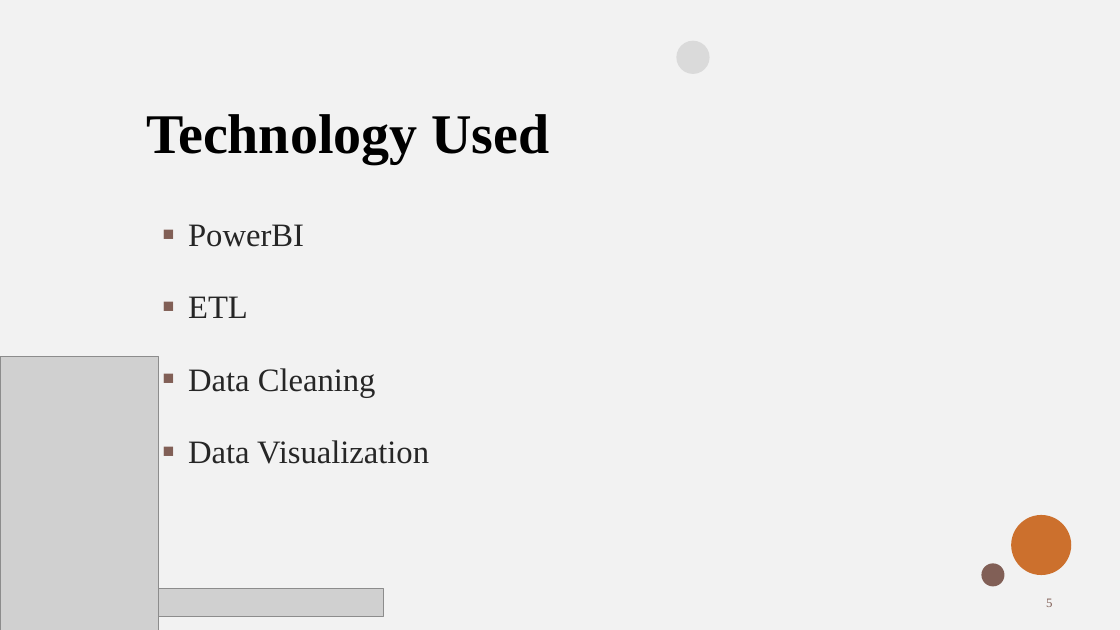
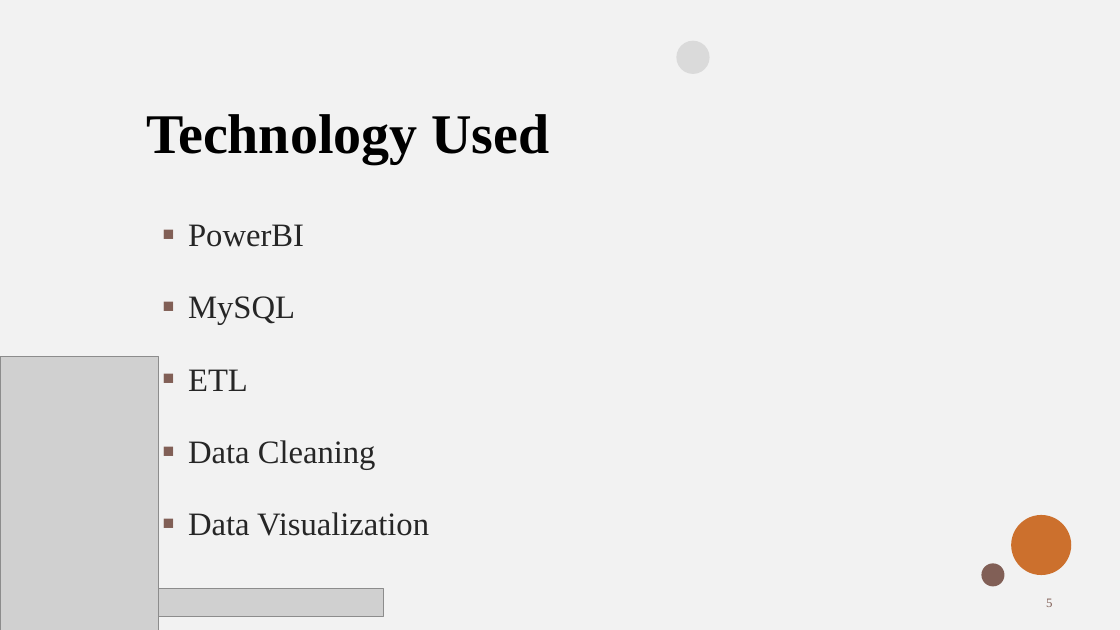
Before and after one commit to Dipan46/Sales-Insights-Data-Analysis-Project, a slide deck: slide 5 of PPT/Sales.pptx. Drawn at 1120x630 pixels with LibreOffice and Linux fonts; fonts in the diff are those of the drawing; grey boxes stand for pictures; background and template pictures are left out. Boxes give left, top, right and bottom in pixels: in the first picture for what was removed or moved away, otherwise in the second. Text is boxed around its words. In the diff, an @@ line names an element or a change of style, - is before the commit and + after.

Commit message:
improving PPT

```diff
--- a/PPT/Sales.pptx
+++ b/PPT/Sales.pptx
@@ text at [188, 296, 295, 325]: paragraph added @@
+  ▪ MySQL
```
Also in this commit, not shown: 3 other files.
